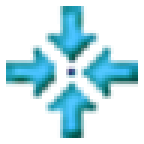
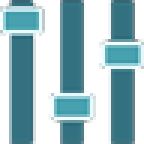
Revision of a layered 144 x 144 image; what changed, layer by layer:
showed "Layer 4" over [0, 0, 144, 144]
hid "Layer 2" over [6, 6, 138, 138]
